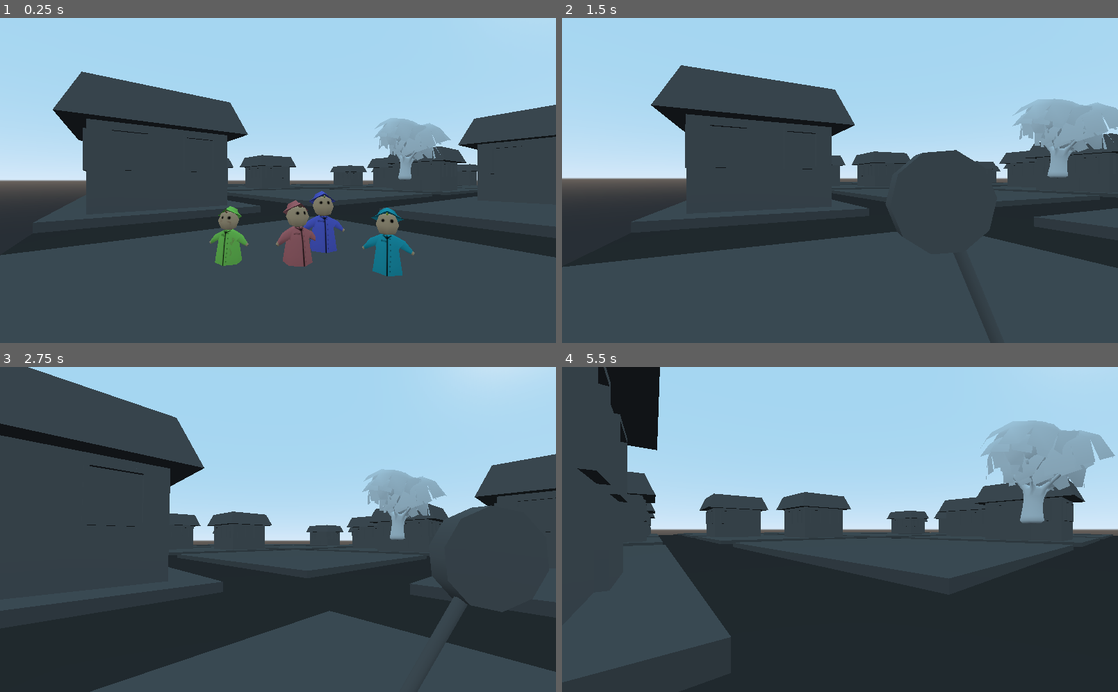
Above: before the commit, frames 1-4 (two rows, left to right).
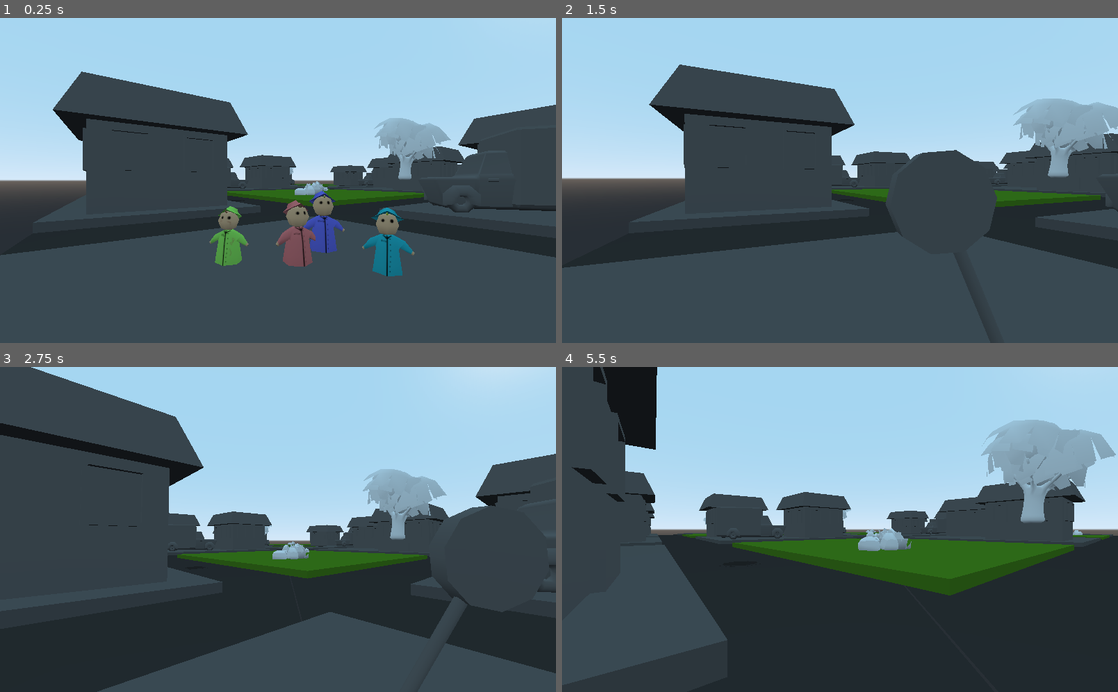
Above: after the commit, the same moments.

Repository: Rustywolf/GGJ2021
Game: Godot game, scene res://World.tscn
The game is run twice, just before and just after one commit, with the same random seed, the same clock (stepped at 60 frames per second) and the same inputs.
Inputs (mouse positions are in pixels of both pictures, inside the frame that each line leads up to):
- Up to frame 1 (0.25 s): no input
- Up to frame 2 (1.5 s): move the mouse to (867, 180) at 0.52 s; press the mouse at (867, 180) at 0.53 s; hold W (move_forward) from 0.53 s (still down); move the mouse to (812, 180) at 1.27 s; release the mouse at (812, 180) at 1.28 s; click (812, 180) at 1.35 s
- Up to frame 3 (2.75 s): keep holding W (move_forward); move the mouse to (289, 523) at 2.02 s; press the mouse at (289, 523) at 2.03 s
- Up to frame 4 (5.5 s): keep holding W (move_forward); move the mouse to (834, 536) at 2.77 s; release the mouse at (834, 536) at 2.78 s; click (834, 536) at 2.85 s; move the mouse to (878, 532) at 3.52 s; press the mouse at (878, 532) at 3.53 s; move the mouse to (795, 526) at 4.27 s; release the mouse at (795, 526) at 4.28 s; click (795, 526) at 4.35 s; move the mouse to (845, 529) at 5.02 s; press the mouse at (845, 529) at 5.03 s

The runs differ from the first frame. In frame 1, 1.9% of the frame differs, in the area x 40-100%, y 30-60%; in frame 2, 1.6%; in frame 3, 3.4%; in frame 4, 7.4%, in the area x 1-100%, y 0-84%.

Commit message:
IceCream pass
added ice cream trucks, grass texture, more holes, and bushes/rocks

Diff:
--- a/World.tscn
+++ b/World.tscn
@@ -1,10 +1,11 @@
-[gd_scene load_steps=22 format=2]
+[gd_scene load_steps=26 format=2]
 
 [ext_resource path="res://Scenes/Tools/CarSpawner/CarSpawner.tscn" type="PackedScene" id=1]
 [ext_resource path="res://Scenes/Objects/Roads/Roads.tscn" type="PackedScene" id=2]
 [ext_resource path="res://Scenes/Characters/Kid/Kid.tscn" type="PackedScene" id=3]
 [ext_resource path="res://Scenes/Characters/Player/Player.tscn" type="PackedScene" id=4]
 [ext_resource path="res://Scenes/Objects/Ground/Ground.tscn" type="PackedScene" id=5]
+[ext_resource path="res://Scenes/Objects/Rocks/Rocks.tscn" type="PackedScene" id=6]
 [ext_resource path="res://Scenes/Objects/BuildingRed/BuildingRed.tscn" type="PackedScene" id=7]
 [ext_resource path="res://Scenes/Objects/Hole/Hole.tscn" type="PackedScene" id=8]
 [ext_resource path="res://Assets/Models/blinn1.material" type="Material" id=9]
@@ -16,6 +17,7 @@
 [ext_resource path="res://Scenes/Objects/BuildingGreen/BuildingGreen.tscn" type="PackedScene" id=15]
 [ext_resource path="res://Scenes/Objects/BuildingGrey/BuildingGrey.tscn" type="PackedScene" id=16]
 [ext_resource path="res://Scenes/Objects/TreeTwo/TreeTwo.tscn" type="PackedScene" id=17]
+[ext_resource path="res://Scenes/Objects/IcecreamTruck/IcecreamTruck.tscn" type="PackedScene" id=18]
 
 [sub_resource type="SpatialMaterial" id=1]
 albedo_texture = ExtResource( 11 )
@@ -52,6 +54,9 @@
 agent/max_climb = 1.0
 agent/max_slope = 90.0
 
+[sub_resource type="SpatialMaterial" id=7]
+albedo_color = Color( 0.266667, 0.498039, 0.0901961, 1 )
+
 [node name="World" type="Spatial"]
 
 [node name="Rosie" parent="." instance=ExtResource( 3 )]
@@ -131,7 +136,46 @@
 [node name="Roads" parent="Navigation/NavigationMeshInstance" instance=ExtResource( 2 )]
 
 [node name="Hole" parent="Navigation/NavigationMeshInstance/Roads" instance=ExtResource( 8 )]
-transform = Transform( 1, 0, 0, 0, 1, 0, 0, 0, 1, 0, 0, 12.287 )
+transform = Transform( 1, 0, 0, 0, 1, 0, 0, 0, 1, 19.1171, 0, 12.4793 )
+
+[node name="Hole13" parent="Navigation/NavigationMeshInstance/Roads" instance=ExtResource( 8 )]
+transform = Transform( 1, 0, 0, 0, 1, 0, 0, 0, 1, 25.3071, 0, -37.6722 )
+
+[node name="Hole14" parent="Navigation/NavigationMeshInstance/Roads" instance=ExtResource( 8 )]
+transform = Transform( 1, 0, 0, 0, 1, 0, 0, 0, 1, -19.6483, 0, -37.6722 )
+
+[node name="Hole6" parent="Navigation/NavigationMeshInstance/Roads" instance=ExtResource( 8 )]
+transform = Transform( 1, 0, 0, 0, 1, 0, 0, 0, 1, 37.6433, 0, -12.6135 )
+
+[node name="Hole7" parent="Navigation/NavigationMeshInstance/Roads" instance=ExtResource( 8 )]
+transform = Transform( 1, 0, 0, 0, 1, 0, 0, 0, 1, 12.2242, 0, -21.4479 )
+
+[node name="Hole8" parent="Navigation/NavigationMeshInstance/Roads" instance=ExtResource( 8 )]
+transform = Transform( 1, 0, 0, 0, 1, 0, 0, 0, 1, -12.6476, 0, -22.7843 )
+
+[node name="Hole9" parent="Navigation/NavigationMeshInstance/Roads" instance=ExtResource( 8 )]
+transform = Transform( 1, 0, 0, 0, 1, 0, 0, 0, 1, -37.4934, 0, -29.3579 )
+
+[node name="Hole10" parent="Navigation/NavigationMeshInstance/Roads" instance=ExtResource( 8 )]
+transform = Transform( 1, 0, 0, 0, 1, 0, 0, 0, 1, -37.4934, 0, 25.8247 )
+
+[node name="Hole11" parent="Navigation/NavigationMeshInstance/Roads" instance=ExtResource( 8 )]
+transform = Transform( 1, 0, 0, 0, 1, 0, 0, 0, 1, -12.1395, 0, 37.4616 )
+
+[node name="Hole12" parent="Navigation/NavigationMeshInstance/Roads" instance=ExtResource( 8 )]
+transform = Transform( 1, 0, 0, 0, 1, 0, 0, 0, 1, 26.2699, 0, 37.4616 )
+
+[node name="Hole2" parent="Navigation/NavigationMeshInstance/Roads" instance=ExtResource( 8 )]
+transform = Transform( 1, 0, 0, 0, 1, 0, 0, 0, 1, 7.26977, 0.418324, 4.19897 )
+
+[node name="Hole3" parent="Navigation/NavigationMeshInstance/Roads" instance=ExtResource( 8 )]
+transform = Transform( 1, 0, 0, 0, 1, 0, 0, 0, 1, -4.72571, 0.418324, 6.97157 )
+
+[node name="Hole4" parent="Navigation/NavigationMeshInstance/Roads" instance=ExtResource( 8 )]
+transform = Transform( 1, 0, 0, 0, 1, 0, 0, 0, 1, -7.18954, 0.418324, -2.14795 )
+
+[node name="Hole5" parent="Navigation/NavigationMeshInstance/Roads" instance=ExtResource( 8 )]
+transform = Transform( 1, 0, 0, 0, 1, 0, 0, 0, 1, 3.05856, 0.458745, -7.17025 )
 
 [node name="Buildings" type="Spatial" parent="Navigation/NavigationMeshInstance"]
 transform = Transform( 1, 0, 0, 0, 1, 0, 0, 0, 1, -0.00634289, -4.76837e-07, 0.0219002 )
@@ -163,9 +207,6 @@
 [node name="BuildingGrey7" parent="Navigation/NavigationMeshInstance/Buildings" instance=ExtResource( 16 )]
 transform = Transform( 0.00590753, 0, 0.499965, 0, 0.5, 0, -0.499965, 0, 0.00590753, -4.97591, 0, -20.1936 )
 
-[node name="BuildingGrey11" parent="Navigation/NavigationMeshInstance/Buildings" instance=ExtResource( 16 )]
-transform = Transform( -0.499884, 0, 0.01075, 0, 0.5, 0, -0.01075, 0, -0.499884, -45.0354, 0, -45.1628 )
-
 [node name="BuildingGrey8" parent="Navigation/NavigationMeshInstance/Buildings" instance=ExtResource( 16 )]
 transform = Transform( -0.499965, 0, 0.00590777, 0, 0.5, 0, -0.00590777, 0, -0.499965, 5.04826, 0, -29.9809 )
 
@@ -208,19 +249,75 @@
 [node name="Decoration" type="Spatial" parent="Navigation/NavigationMeshInstance"]
 
 [node name="Tree 1" parent="Navigation/NavigationMeshInstance/Decoration" instance=ExtResource( 14 )]
-transform = Transform( -4.88762e-07, 0, -3, 0, 3, 0, 3, 0, -4.88762e-07, -18.965, 0.24233, -23.1171 )
+transform = Transform( -4.88762e-07, 0, -3, 0, 3, 0, 3, 0, -4.88762e-07, -20.7295, 0.24233, -29.0209 )
 
 [node name="Tree 2" parent="Navigation/NavigationMeshInstance/Decoration" instance=ExtResource( 14 )]
-transform = Transform( -4.88762e-07, 0, -3, 0, 3, 0, 3, 0, -4.88762e-07, 27.2581, 0.24233, 18.8663 )
+transform = Transform( 2.02387, 0, -2.21448, 0, 3, 0, 2.21448, 0, 2.02387, 27.2581, 0.124678, 21.3458 )
 
 [node name="Tree 4" parent="Navigation/NavigationMeshInstance/Decoration" instance=ExtResource( 14 )]
-transform = Transform( -4.88762e-07, 0, -3, 0, 3, 0, 3, 0, -4.88762e-07, 18.2264, 0.24233, -18.5393 )
+transform = Transform( -2.9966, 0, -0.142836, 0, 3, 0, 0.142836, 0, -2.9966, 20.906, 0.211089, -29.3693 )
 
 [node name="Tree 5" parent="Navigation/NavigationMeshInstance/Decoration" instance=ExtResource( 14 )]
-transform = Transform( -4.88762e-07, 0, -3, 0, 3, 0, 3, 0, -4.88762e-07, -21.0328, 0.24233, 19.5054 )
+transform = Transform( 2.93451, 0, -0.623428, 0, 3, 0, 0.623428, 0, 2.93451, -28.4534, -0.36003, 20.3515 )
 
 [node name="Tree 3" parent="Navigation/NavigationMeshInstance/Decoration" instance=ExtResource( 17 )]
-transform = Transform( -3.41573, 0, -3.65141, 0, 5, 0, 3.65141, 0, -3.41573, -0.0913601, 0.0590438, 0.203545 )
+transform = Transform( -3.41573, 0, -3.65141, 0, 5, 0, 3.65141, 0, -3.41573, -0.0913601, 0.0854532, 0.203545 )
+
+[node name="Tree 6" parent="Navigation/NavigationMeshInstance/Decoration" instance=ExtResource( 17 )]
+transform = Transform( 2.61071, 0, 1.47791, 0, 3, 0, -1.47791, 0, 2.61071, 20.6567, 0.0854532, 30.9652 )
+
+[node name="Tree 9" parent="Navigation/NavigationMeshInstance/Decoration" instance=ExtResource( 17 )]
+transform = Transform( 1.18495, 0, 2.75606, 0, 3, 0, -2.75606, 0, 1.18495, -20.8939, 0.0854532, 29.6302 )
+
+[node name="Tree 7" parent="Navigation/NavigationMeshInstance/Decoration" instance=ExtResource( 17 )]
+transform = Transform( -1.41982, 0, -2.64275, 0, 3, 0, 2.64275, 0, -1.41982, 28.1099, 0.0854532, -22.0974 )
+
+[node name="Tree 8" parent="Navigation/NavigationMeshInstance/Decoration" instance=ExtResource( 17 )]
+transform = Transform( 1.79749, 0, -2.40188, 0, 3, 0, 2.40188, 0, 1.79749, -29.1369, 0.0854532, -21.2754 )
+
+[node name="Rocks and Bush" parent="Navigation/NavigationMeshInstance/Decoration" instance=ExtResource( 6 )]
+transform = Transform( 1.16566, 0, -1.62518, 0, 2, 0, 1.62518, 0, 1.16566, -24.7737, 0.343413, 20.306 )
+
+[node name="Rocks and Bush2" parent="Navigation/NavigationMeshInstance/Decoration" instance=ExtResource( 6 )]
+transform = Transform( 1.1422, 0, 1.64176, 0, 2, 0, -1.64176, 0, 1.1422, -29.3459, 0.355754, 33.4593 )
+
+[node name="Rocks and Bush3" parent="Navigation/NavigationMeshInstance/Decoration" instance=ExtResource( 6 )]
+transform = Transform( 1.4713, 0, 1.35473, 0, 2, 0, -1.35473, 0, 1.4713, 19.6303, 0.343413, 26.006 )
+
+[node name="Rocks and Bush4" parent="Navigation/NavigationMeshInstance/Decoration" instance=ExtResource( 6 )]
+transform = Transform( -1.76853, 0, 0.933977, 0, 2, 0, -0.933977, 0, -1.76853, 33.2421, 0.355754, 28.944 )
+
+[node name="Rocks and Bush5" parent="Navigation/NavigationMeshInstance/Decoration" instance=ExtResource( 6 )]
+transform = Transform( -1.23176, 0, 1.57568, 0, 2, 0, -1.57568, 0, -1.23176, 25.4934, 0.343413, -19.9678 )
+
+[node name="Rocks and Bush6" parent="Navigation/NavigationMeshInstance/Decoration" instance=ExtResource( 6 )]
+transform = Transform( -1.07345, 0, -1.68751, 0, 2, 0, 1.68751, 0, -1.07345, 29.5187, 0.355754, -33.2987 )
+
+[node name="Rocks and Bush7" parent="Navigation/NavigationMeshInstance/Decoration" instance=ExtResource( 6 )]
+transform = Transform( 1.46226, 0, 1.36448, 0, 2, 0, -1.36448, 0, 1.46226, -30.5685, 0.343413, -24.8142 )
+
+[node name="Rocks and Bush8" parent="Navigation/NavigationMeshInstance/Decoration" instance=ExtResource( 6 )]
+transform = Transform( -1.7747, 0, 0.922196, 0, 2, 0, -0.922196, 0, -1.7747, -16.9374, 0.355754, -21.9668 )
+
+[node name="IceCream" type="Spatial" parent="Navigation/NavigationMeshInstance"]
+
+[node name="IcecreamTruck" parent="Navigation/NavigationMeshInstance/IceCream" instance=ExtResource( 18 )]
+transform = Transform( 0.729942, 0, -0.327391, 0, 0.8, 0, 0.327391, 0, 0.729942, 5.52993, 0.39346, 28.9825 )
+
+[node name="IcecreamTruck2" parent="Navigation/NavigationMeshInstance/IceCream" instance=ExtResource( 18 )]
+transform = Transform( -0.47782, 0, 0.641629, 0, 0.8, 0, -0.641629, 0, -0.47782, 44.1099, 0.39346, 30.6131 )
+
+[node name="IcecreamTruck4" parent="Navigation/NavigationMeshInstance/IceCream" instance=ExtResource( 18 )]
+transform = Transform( 0.77487, 0, 0.198938, 0, 0.8, 0, -0.198938, 0, 0.77487, 29.1866, 0.39346, -5.46976 )
+
+[node name="IcecreamTruck5" parent="Navigation/NavigationMeshInstance/IceCream" instance=ExtResource( 18 )]
+transform = Transform( 0.685475, 0, 0.412461, 0, 0.8, 0, -0.412461, 0, 0.685475, -21.009, 0.39346, -5.46976 )
+
+[node name="IcecreamTruck6" parent="Navigation/NavigationMeshInstance/IceCream" instance=ExtResource( 18 )]
+transform = Transform( 0.602428, 0, -0.526384, 0, 0.8, 0, 0.526384, 0, 0.602428, -44.1304, 0.39346, -30.5701 )
+
+[node name="IcecreamTruck3" parent="Navigation/NavigationMeshInstance/IceCream" instance=ExtResource( 18 )]
+transform = Transform( -0.739243, 0, 0.305811, 0, 0.8, 0, -0.305811, 0, -0.739243, 3.82039, 0.39346, -19.517 )
 
 [node name="Pavement" type="Spatial" parent="." groups=[
 "Pavement",
@@ -293,6 +390,7 @@
 
 [node name="Ground17" parent="Pavement" instance=ExtResource( 5 )]
 transform = Transform( 20, 0, 0, 0, 1, 0, 0, 0, 20, -25, 0, -25 )
+material_override = SubResource( 7 )
 use_collision = false
 
 [node name="Ground18" parent="Pavement" instance=ExtResource( 5 )]
@@ -301,6 +399,7 @@
 
 [node name="Ground19" parent="Pavement" instance=ExtResource( 5 )]
 transform = Transform( 20, 0, 0, 0, 1, 0, 0, 0, 20, 25, 0, -25 )
+material_override = SubResource( 7 )
 use_collision = false
 
 [node name="Ground20" parent="Pavement" instance=ExtResource( 5 )]
@@ -317,6 +416,7 @@
 
 [node name="Ground23" parent="Pavement" instance=ExtResource( 5 )]
 transform = Transform( 20, 0, 0, 0, 1, 0, 0, 0, 20, -25, 0, 25 )
+material_override = SubResource( 7 )
 use_collision = false
 
 [node name="Ground24" parent="Pavement" instance=ExtResource( 5 )]
@@ -325,6 +425,12 @@
 
 [node name="Ground25" parent="Pavement" instance=ExtResource( 5 )]
 transform = Transform( 20, 0, 0, 0, 1, 0, 0, 0, 20, 25, 0, 25 )
+material_override = SubResource( 7 )
+use_collision = false
+
+[node name="Ground26" parent="Pavement" instance=ExtResource( 5 )]
+transform = Transform( 8, 0, 0, 0, 1, 0, 0, 0, 8, 0.0305099, 0.0638971, 0.0705681 )
+material_override = SubResource( 7 )
 use_collision = false
 
 [node name="CarLogic" type="Spatial" parent="."]
